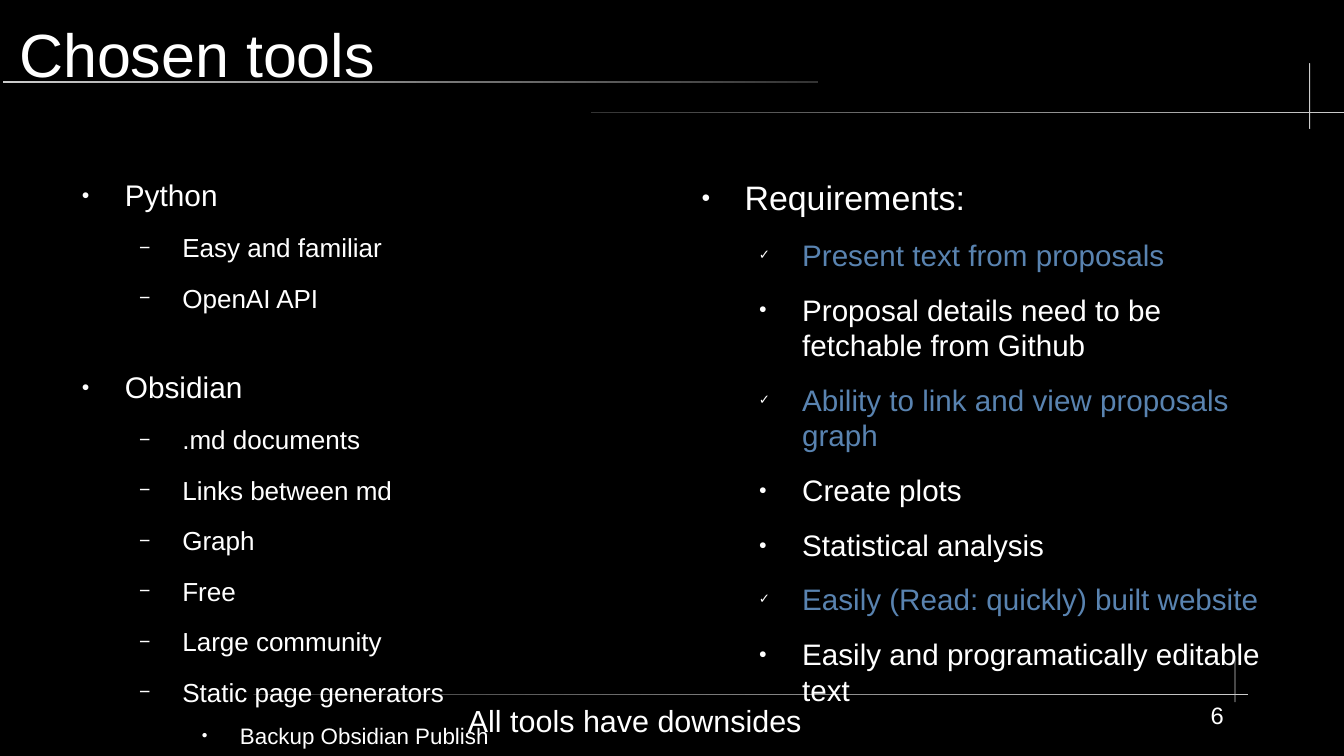
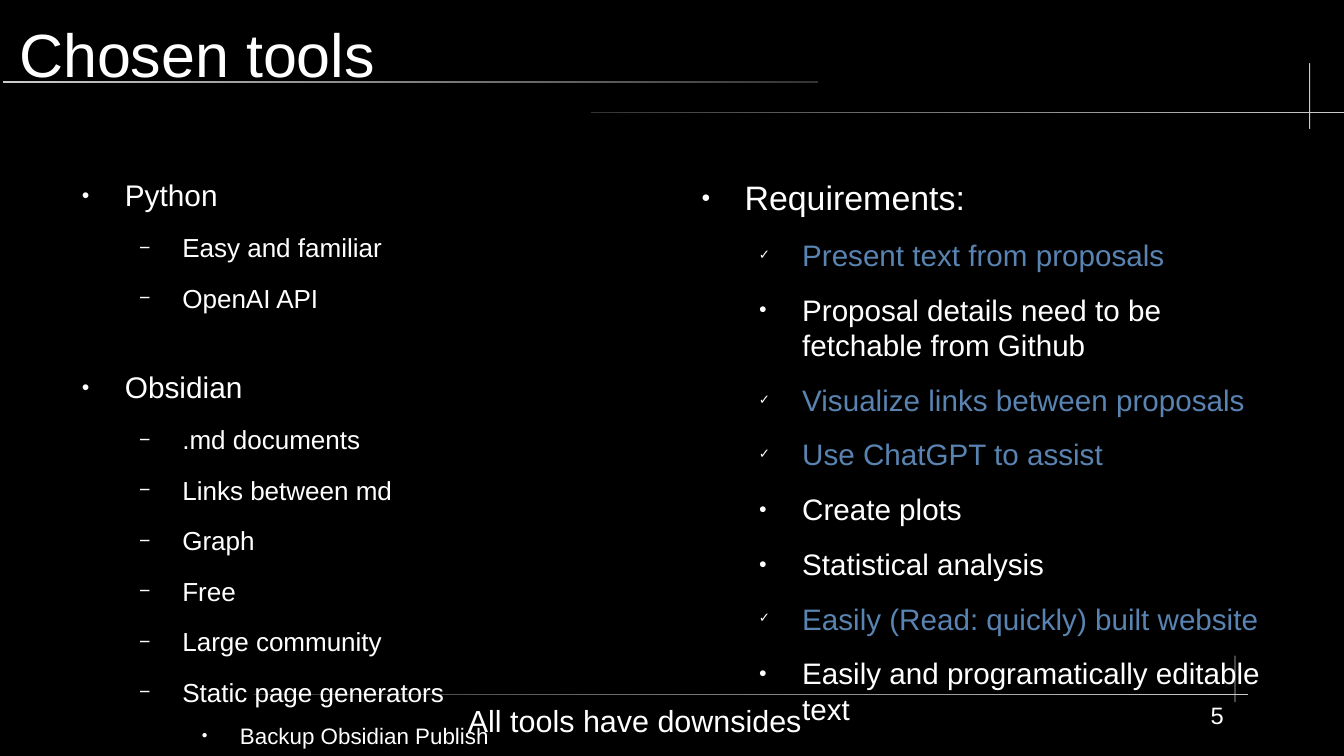
Before and after one commit to KWaloen/tc39_proposals_project, a slide deck: slide 5 of Data Analysis/Presentation/JS Proposals Project.odp (slide 6 before the commit). Drawn at 1344x756 pixels with LibreOffice and Linux fonts; fonts in the diff are those of the drawing. Boxes give left, top, right and bottom in pixels: in the first picture for what was removed or moved away, otherwise in the second. Text is boxed around its words. In the diff, an @@ line names an element or a change of style, - is before the commit and + after.

```diff
--- a/Data Analysis/Presentation/JS Proposals Project.odp
+++ b/Data Analysis/Presentation/JS Proposals Project.odp
@@ text at box(802, 389, 1244, 466): text changed @@
-  ✓ Ability to link and view proposals graph
+  ✓ Visualize links between proposals
+  ✓ Use ChatGPT to assist
@@ page number at box(1211, 707, 1224, 725): text changed @@
-6
+5
```
Also in this commit, not shown: 3 other slides changed, 2 slides added, 1 slide removed, 1 other file.
